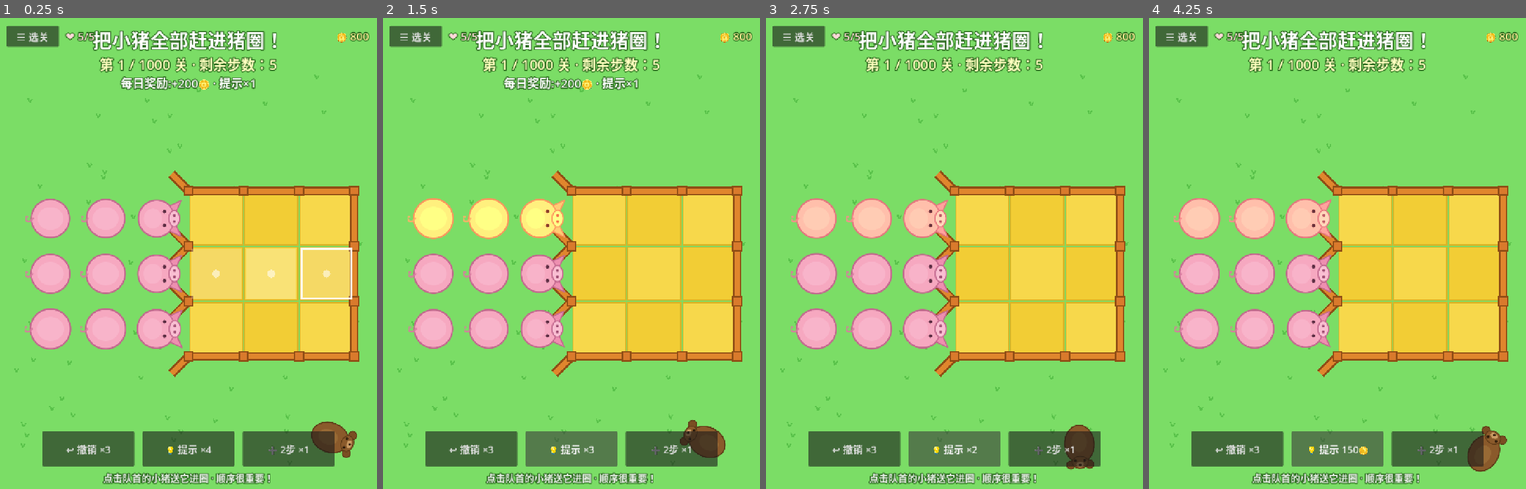
Above: before the commit, frames 1-4 (left to right).
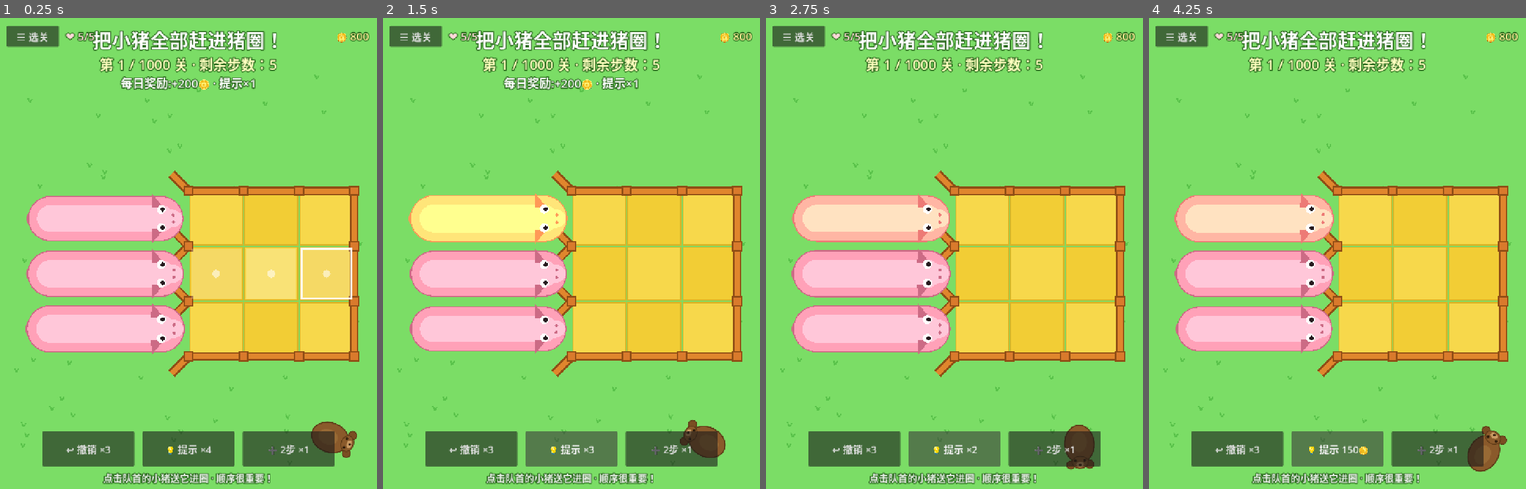
Above: after the commit, the same moments.

Repository: ecokater/pig-game
Game: Godot game, scene res://main.tscn
Two runs of this game, one before a commit and one after it. Both use one fixed random seed, a clock stepped at 60 frames per second and the inputs below.
Inputs:
- Up to frame 1 (0.25 s): no input
- Up to frame 2 (1.5 s): click "↩ 撤销 ×3" at 0.5 s; click "💡 提示 ×4" at 1.25 s
- Up to frame 3 (2.75 s): click "💡 提示 ×3" at 2 s
- Up to frame 4 (4.25 s): click "💡 提示 ×2" at 2.75 s; click "💡 提示 ×1" at 3.5 s

The runs differ from the first frame. In frame 1, 8.2% of the frame differs, in the area x 6-50%, y 37-72%; in frame 2, 7.6%; in frame 3, 8.4%; in frame 4, 8.2%.

Commit message:
Render each pig as one integral body, not stacked segments
Pigs were drawn as a train of separate head/body sprites, one per
occupied cell, which read as segments rather than a single creature.
pig.gd now draws the whole pig in _draw(): a rounded capsule chain
through the cell centers (a straight sausage when in-line, a smooth
rounded elbow when bent through an arrow), with a dark outline pass, a
lighter belly, and a real pig head at the front (snout with nostrils,
two eyes with forward pupils, two ears) plus a little curly tail at
the rear. A 1-cell piglet is a single round pig.

Rendering is now vector-only: no head/body textures. The public API
main.gd depends on is unchanged (setup/set_tint/sync_pose/tween_pose/
slide_snapshots/celebrate/flash/wiggle/hit_test/bounds_rect/length/
head_cell/tail_cell + cells/dir/entered/qi/boost). Slide animation
lerps the render points along the path so the whole body follows
smoothly; breathing and celebrate scale the drawn size in place.

Godot smokes (render + tap) pass; visual confirmed via tests/shot.gd
screenshot of a jumbo level (1- and 3-cell pigs).

Co-Authored-By: Claude Fable 5 <noreply@anthropic.com>

Diff:
--- a/scripts/pig.gd
+++ b/scripts/pig.gd
@@ -1,34 +1,30 @@
 extends Node2D
-## 小猪棋子:1/2/3 格分节身体(头段 + 身段),头在前。
-## 过箭头会弯身:每个身段跟随头走过的路径。负责动画与点击区域。
-## 节点自身始终停在原点,身段子精灵直接摆在各自格子的世界坐标上;
-## wiggle 通过临时偏移节点整体实现。
-
-const HEAD_TEX := preload("res://art/pig_head.svg")
-const BODY_TEX := preload("res://art/pig_body.svg")
+## 小猪棋子:1/2/3 格身体作为**一整只猪**用矢量绘制,不再分节拼精灵。
+## 身体 = 沿各格中心的圆角胶囊(直身成长条,过箭头弯身成圆弧);
+## 前端画猪头(吻部+眼睛+耳朵),后端画小卷尾。
+## 逻辑格 cells(头在前)由 main.gd 读写;渲染点 _render_pts 是各格中心的
+## 世界坐标,滑行时沿折线插值。节点自身停在原点(wiggle 时临时偏移整体)。
 
 var main: Node2D
 var cells: Array = []      # Vector2i,头在前
 var dir: Vector2i
 var entered := false       # 已离开等待队列(进圈或跨在开口上)
 var qi := -1               # 所属开口队列下标
-var boost := 1.0           # 庆祝等外部缩放系数(呼吸动画每帧会覆盖 scale)
+var boost := 1.0           # 庆祝等外部缩放系数
 
 var _phase := 0.0
 var _wiggling := false
-var _segs: Array = []      # Sprite2D,与 cells 一一对应(0 = 头)
+var _render_pts: Array = []   # Vector2 世界坐标,与 cells 对应(0 = 头)
+var _render_dir: Vector2i     # 头朝向(滑行中随关键帧更新)
+var _tint := Color.WHITE      # 当前皮肤色(flash 时临时变亮黄)
 
 
 func setup(m: Node2D, cells_in: Array, dir_in: Vector2i, tint: Color) -> void:
 	main = m
 	cells = cells_in.duplicate()
 	dir = dir_in
-	for i in cells.size():
-		var spr := Sprite2D.new()
-		spr.texture = HEAD_TEX if i == 0 else BODY_TEX
-		spr.modulate = tint
-		add_child(spr)
-		_segs.append(spr)
+	_render_dir = dir_in
+	_tint = tint
 
 
 func _ready() -> void:
@@ -37,10 +33,7 @@
 
 
 func _process(_delta: float) -> void:
-	var s: float = main.cell_size / 150.0 * 1.06 * boost \
-			* (1.0 + 0.025 * sin(Time.get_ticks_msec() / 140.0 + _phase))
-	for spr in _segs:
-		spr.scale = Vector2.ONE * s
+	queue_redraw()   # 呼吸/庆祝靠每帧重绘(矢量绘制,开销很小)
 
 
 func length() -> int:
@@ -56,8 +49,8 @@
 
 
 func set_tint(c: Color) -> void:
-	for spr in _segs:
-		spr.modulate = c
+	_tint = c
+	queue_redraw()
 
 
 func center_pos() -> Vector2:
@@ -86,51 +79,69 @@
 			(mx - mn + Vector2.ONE) * main.cell_size)
 
 
-func _seg_rot(i: int, cs: Array, d: Vector2i) -> float:
-	## 头段朝移动方向,身段朝向前一节
-	var toward: Vector2i = d if i == 0 else cs[i - 1] - cs[i]
-	return Vector2(toward).angle() + PI / 2.0
+# ---------- 姿态与动画 ----------
+
+func _cells_to_pts(cs: Array) -> Array:
+	var pts: Array = []
+	for c in cs:
+		pts.append(main.cell_center(c))
+	return pts
 
 
 func sync_pose() -> void:
-	for i in _segs.size():
-		_segs[i].position = main.cell_center(cells[i])
-		_segs[i].rotation = _seg_rot(i, cells, dir)
+	_render_pts = _cells_to_pts(cells)
+	_render_dir = dir
+	queue_redraw()
 
 
 func tween_pose(dur: float) -> void:
-	for i in _segs.size():
-		var tw := create_tween()
-		tw.tween_property(_segs[i], "position", main.cell_center(cells[i]), dur)\
-			.set_trans(Tween.TRANS_QUAD).set_ease(Tween.EASE_OUT)
-		_segs[i].rotation = _seg_rot(i, cells, dir)
+	var start := _render_pts.duplicate()
+	var target := _cells_to_pts(cells)
+	_render_dir = dir
+	var tw := create_tween()
+	tw.tween_method(func(t: float) -> void:
+		_lerp_pts(start, target, t), 0.0, 1.0, dur)\
+		.set_trans(Tween.TRANS_QUAD).set_ease(Tween.EASE_OUT)
 
 
 func slide_snapshots(snaps: Array, dur: float) -> void:
-	## snaps = [[cells 数组, dir], ...] 每一步一帧;分节沿折线跟随,
-	## 头段转向时旋转,身段各自朝向前一节。
+	## snaps = [[cells 数组, dir], ...] 每步一帧;整只猪沿折线平滑跟随。
 	if snaps.is_empty():
 		return
-	var part: float = dur / snaps.size()
+	var frames: Array = [_render_pts.duplicate()]
+	var dirs: Array = [_render_dir]
+	for snap in snaps:
+		frames.append(_cells_to_pts(snap[0]))
+		dirs.append(snap[1])
+	var n := snaps.size()
 	var tw := create_tween()
-	for snap in snaps:
-		var cs: Array = snap[0]
-		var d: Vector2i = snap[1]
-		tw.tween_property(_segs[0], "position", main.cell_center(cs[0]), part)\
-			.set_trans(Tween.TRANS_LINEAR)
-		tw.parallel().tween_property(_segs[0], "rotation",
-				_seg_rot(0, cs, d), part * 0.7)
-		for i in range(1, _segs.size()):
-			tw.parallel().tween_property(_segs[i], "position",
-					main.cell_center(cs[i]), part).set_trans(Tween.TRANS_LINEAR)
-			tw.parallel().tween_property(_segs[i], "rotation",
-					_seg_rot(i, cs, d), part * 0.7)
+	tw.tween_method(func(t: float) -> void:
+		_apply_frame(frames, dirs, t), 0.0, float(n), dur)\
+		.set_trans(Tween.TRANS_LINEAR)
 	await tw.finished
 	sync_pose()
 
 
+func _apply_frame(frames: Array, dirs: Array, t: float) -> void:
+	var seg := int(floor(t))
+	if seg >= frames.size() - 1:
+		_render_pts = (frames[frames.size() - 1] as Array).duplicate()
+		_render_dir = dirs[dirs.size() - 1]
+	else:
+		_lerp_pts(frames[seg], frames[seg + 1], t - seg)
+		_render_dir = dirs[seg + 1]
+	queue_redraw()
+
+
+func _lerp_pts(a: Array, b: Array, f: float) -> void:
+	var pts: Array = []
+	for i in a.size():
+		pts.append((a[i] as Vector2).lerp(b[i], f))
+	_render_pts = pts
+	queue_redraw()
+
+
 func celebrate() -> void:
-	## 过关欢呼:整体弹跳缩放(经 boost,与呼吸动画兼容)
 	var tw := create_tween().set_loops(3)
 	tw.tween_property(self, "boost", 1.14, 0.15)
 	tw.tween_property(self, "boost", 1.0, 0.15)
@@ -138,16 +149,11 @@
 
 func flash() -> void:
 	## 提示高亮:亮黄闪三下
-	var tint: Color = main.meta_tint()
+	var skin: Color = main.meta_tint()
 	var hot := Color(1.6, 1.5, 0.6)
 	var tw := create_tween().set_loops(3)
-	tw.tween_method(_set_seg_color, tint, hot, 0.16)
-	tw.tween_method(_set_seg_color, hot, tint, 0.16)
-
-
-func _set_seg_color(c: Color) -> void:
-	for spr in _segs:
-		spr.modulate = c
+	tw.tween_method(set_tint, skin, hot, 0.16)
+	tw.tween_method(set_tint, hot, skin, 0.16)
 
 
 func wiggle() -> void:
@@ -159,3 +165,84 @@
 	tw.tween_property(self, "position", Vector2.ZERO, 0.14)
 	await tw.finished
 	_wiggling = false
+
+
+# ---------- 绘制:一整只猪 ----------
+
+func _draw() -> void:
+	if _render_pts.is_empty() or main == null:
+		return
+	var cell: float = main.cell_size
+	var breathe := 1.0 + 0.03 * sin(Time.get_ticks_msec() / 140.0 + _phase)
+	var R := cell * 0.40 * boost * breathe
+
+	var body := Color(1.0, 0.63, 0.72) * _tint
+	var dark := Color(0.80, 0.42, 0.52) * _tint
+	var belly := Color(1.0, 0.78, 0.85) * _tint
+
+	var pts := _render_pts
+	var face: Vector2 = Vector2(_render_dir)
+	if pts.size() >= 2:
+		face = (pts[0] - pts[1])
+	if face.length() < 0.01:
+		face = Vector2(_render_dir)
+	face = face.normalized()
+	var perp := Vector2(-face.y, face.x)
+
+	# 后端小卷尾(长身才有),画在身体下面
+	if pts.size() >= 2:
+		var tail_back: Vector2 = (pts[pts.size() - 1] - pts[pts.size() - 2]).normalized()
+		var troot: Vector2 = pts[pts.size() - 1] + tail_back * R * 0.7
+		draw_arc(troot, R * 0.34, 0.0, TAU, 20, dark, R * 0.14, true)
+
+	# 身体:深色描边胶囊 + 亮色胶囊 + 肚皮高光
+	_draw_capsule(pts, R + 3.0, dark)
+	_draw_capsule(pts, R, body)
+	_draw_capsule(pts, R * 0.62, belly)
+
+	var head: Vector2 = pts[0]
+
+	# 耳朵(头后侧两只三角)
+	for s in [1.0, -1.0]:
+		var e0: Vector2 = head - face * R * 0.15 + perp * s * R * 0.5
+		var tip: Vector2 = e0 + (perp * s * 0.5 - face * 0.2).normalized() * R * 0.7
+		var w: Vector2 = face * R * 0.28
+		draw_colored_polygon(PackedVector2Array([e0 - w, e0 + w, tip]), dark)
+
+	# 吻部
+	var snout: Vector2 = head + face * R * 0.5
+	_draw_oval(snout, R * 0.5, R * 0.42, face.angle(), belly)
+	for s in [1.0, -1.0]:
+		draw_circle(snout + perp * s * R * 0.17 + face * R * 0.08, R * 0.07, dark)
+
+	# 眼睛(白眼球 + 朝前的瞳孔)
+	for s in [1.0, -1.0]:
+		var eye: Vector2 = head + face * R * 0.02 + perp * s * R * 0.42
+		draw_circle(eye, R * 0.2, Color.WHITE)
+		draw_circle(eye + face * R * 0.06, R * 0.1, Color(0.15, 0.1, 0.12))
+
+
+func _draw_capsule(pts: Array, r: float, col: Color) -> void:
+	## 圆角胶囊 = 各点圆盘 ∪ 相邻点之间的矩形,直身成长条、弯身成圆弧。
+	for p in pts:
+		draw_circle(p, r, col)
+	for i in range(pts.size() - 1):
+		var a: Vector2 = pts[i]
+		var b: Vector2 = pts[i + 1]
+		var d: Vector2 = (b - a)
+		if d.length() < 0.01:
+			continue
+		var n := Vector2(-d.y, d.x).normalized() * r
+		draw_colored_polygon(PackedVector2Array([a + n, b + n, b - n, a - n]), col)
+
+
+func _draw_oval(c: Vector2, a: float, b: float, ang: float, col: Color) -> void:
+	var pts := PackedVector2Array()
+	var ca := cos(ang)
+	var sa := sin(ang)
+	for i in 20:
+		var t := TAU * i / 20.0
+		var x := cos(t) * a
+		var y := sin(t) * b
+		pts.append(c + Vector2(x * ca - y * sa, x * sa + y * ca))
+	draw_colored_polygon(pts, col)
--- /dev/null
+++ b/tests/shot.gd
@@ -0,0 +1,23 @@
+extends SceneTree
+## 渲染一个含长猪的关卡并截图,用于人工核对猪的外观。
+## Godot --path . -s res://tests/shot.gd
+
+func _init() -> void:
+	call_deferred("_run")
+
+
+func _run() -> void:
+	var idx := 700
+	if OS.get_cmdline_user_args().size() > 0:
+		idx = int(OS.get_cmdline_user_args()[0])
+	var ms := load("res://scripts/main.gd")
+	ms.level_index = idx
+	ms.progress_applied = true
+	var main = load("res://main.tscn").instantiate()
+	root.add_child(main)
+	for i in 20:
+		await process_frame
+	var img := root.get_viewport().get_texture().get_image()
+	img.save_png("/tmp/pig_shot_%d.png" % (idx + 1))
+	print("SHOT L%d pigs=%d saved" % [idx + 1, main.pigs.size()])
+	quit(0)
